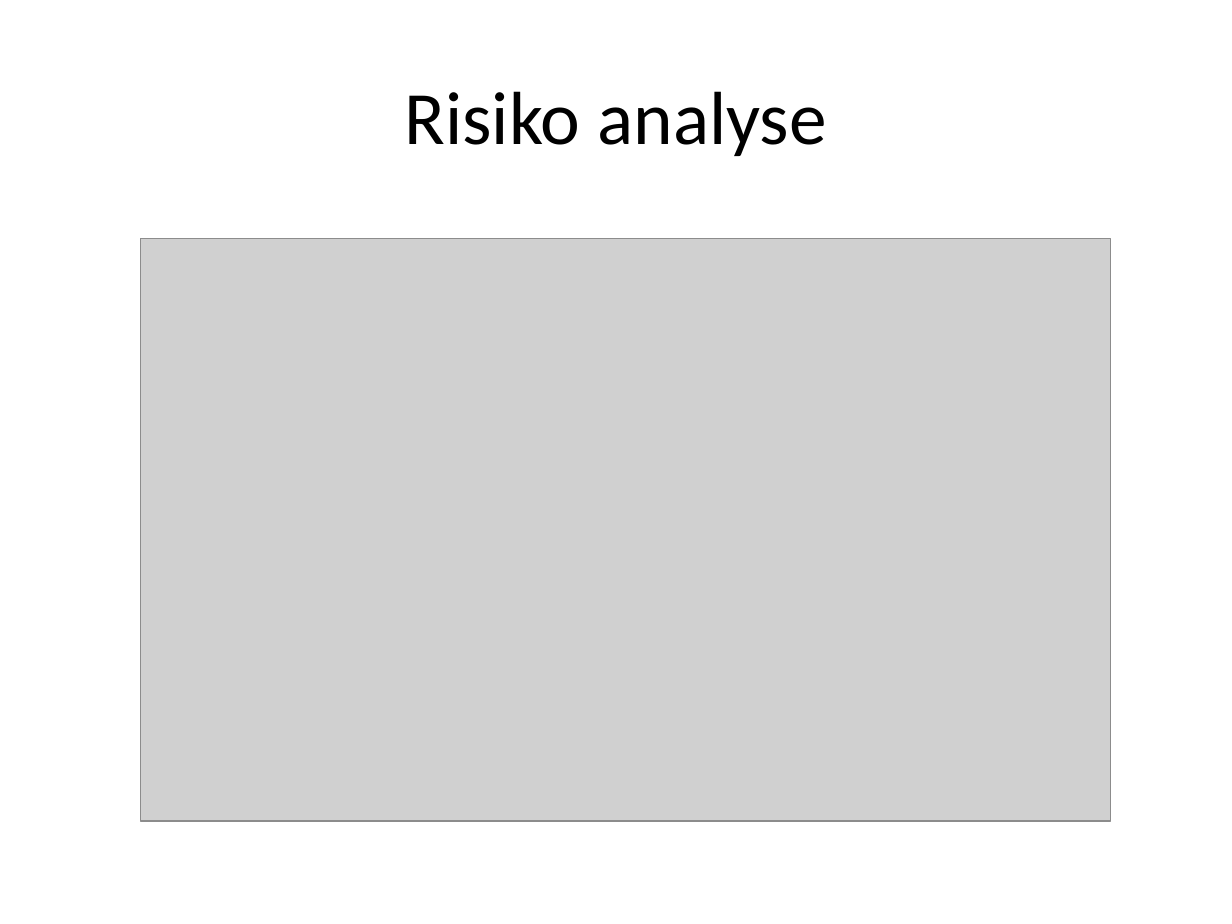
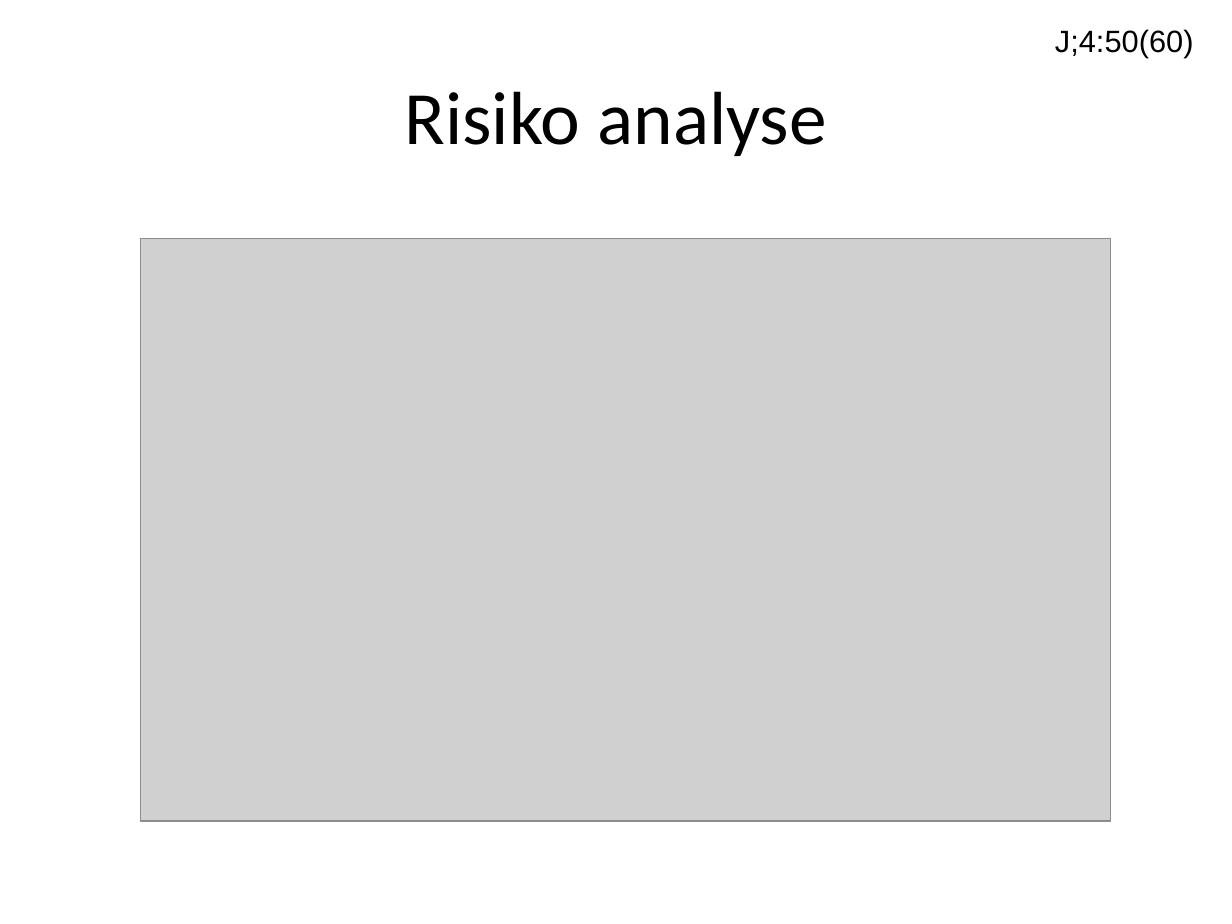
Before and after one commit to ahpoder/masterofit2009, a slide deck: slide 9 of syseng_hwco/proj/Artifact/Presentations/Presentation_exam.pptx (slide 10 before the commit). Drawn at 1232x924 pixels with LibreOffice and Linux fonts; fonts in the diff are those of the drawing; grey boxes stand for pictures. Boxes give left, top, right and bottom in pixels: in the first picture for what was removed or moved away, otherwise in the second. Text is boxed around its words. In the diff, an @@ line names an element or a change of style, - is before the commit and + after.

```diff
--- a/syseng_hwco/proj/Artifact/Presentations/Presentation_exam.pptx
+++ b/syseng_hwco/proj/Artifact/Presentations/Presentation_exam.pptx
@@ text added at bbox=[1055, 29, 1194, 58], 18 pt, text #000000 @@
+J;4:50(60)
```
Also in this commit, not shown: 19 other slides changed, 2 slides added, 1 slide removed, 2 other files.
